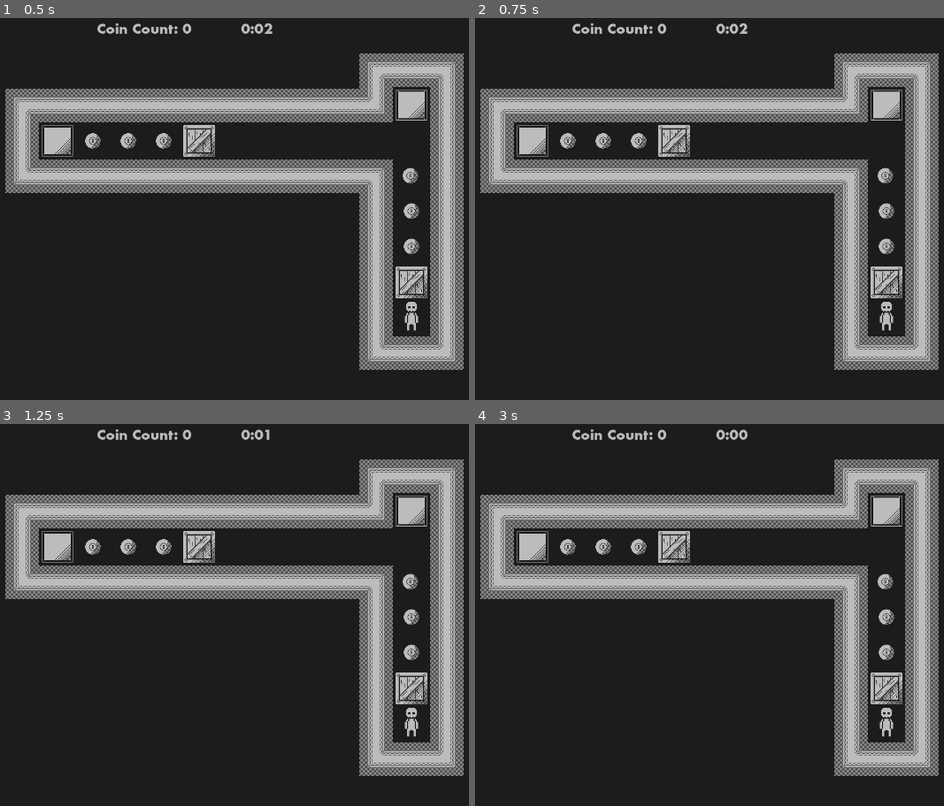
Above: before the commit, frames 1-4 (two rows, left to right).
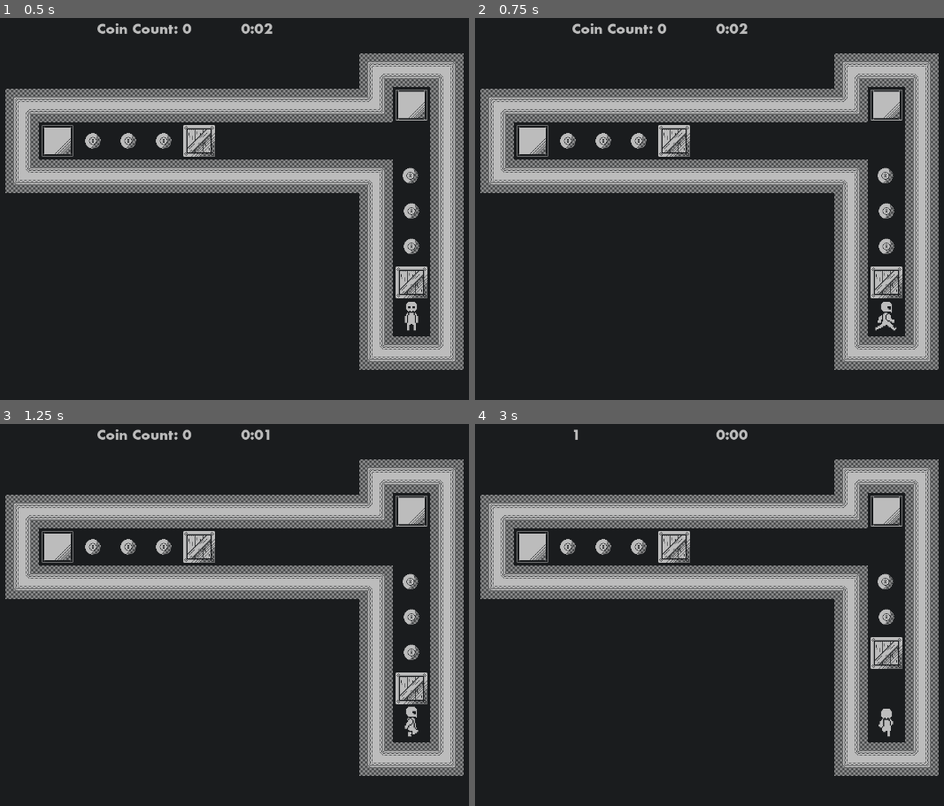
Above: after the commit, the same moments.

Repository: ParryTotato/1BitJam2025
Game: Godot game, scene res://Scenes/Main/main.tscn
Two runs of this game, one before a commit and one after it. Both use one fixed random seed, a clock stepped at 60 frames per second and the inputs below.
Inputs:
- Up to frame 1 (0.5 s): no input
- Up to frame 2 (0.75 s): tap Enter (ui_accept) at 0.5 s; hold Right (ui_right) from 0.53 s (still down); tap T (translocate) at 0.6 s
- Up to frame 3 (1.25 s): keep holding Right (ui_right); tap Enter (ui_accept) at 0.77 s
- Up to frame 4 (3 s): release Right (ui_right) at 1.28 s; hold Down (ui_down) 1.28-2.03 s; tap T (translocate) at 1.35, 2.1, 2.85 s; tap Enter (ui_accept) at 1.52 s; hold Right (ui_right) 2.03-2.78 s; hold Up (ui_up) from 2.78 s (still down)

Frame 1 is identical in both runs. In frame 2, less than 0.1% of the frame differs, in the area x 85-90%, y 75-82%; in frame 3, 0.1%; in frame 4, 1.3%, in the area x 20-92%, y 1-82%.

Commit message:
temp player change reverted for new fix FUCK FUCK

Diff:
--- a/Scenes/Main/Scripts/main.gd
+++ b/Scenes/Main/Scripts/main.gd
@@ -8,7 +8,9 @@
 
 
 func _ready():
-	load_level("res://Scenes/Levels/Level_1.tscn")
+	var level_1 = load("res://Scenes/Levels/Level_1.tscn") as PackedScene
+	var level_1_instance = level_1.instantiate()
+	game.add_child(level_1_instance)
 
 	Messenger.game_continued.connect(_on_game_continued)
 	Messenger.level_completed.connect(_on_level_completed)
@@ -61,3 +63,4 @@
 	var new_level_instance = new_level.instantiate()
 
 	game.add_child(new_level_instance)
+	Messenger.level_loaded.emit()
--- a/Scenes/Player/Scripts/player.gd
+++ b/Scenes/Player/Scripts/player.gd
@@ -18,7 +18,6 @@
 const TRANSLOCATOR_SCENE = preload("res://Scenes/Translocator/translocator.tscn")
 
 func _ready():
-	set_physics_process(false)
 	starting_position = position
 	reset_player()
 	#TODO: Apply player upgrades
@@ -28,6 +27,7 @@
 	Messenger.upgrades_refunded.connect(_on_upgrades_refunded)
 	Messenger.timer_duration_ended.connect(_on_timer_duration_ended)
 	Messenger.game_continued.connect(_on_game_continued)
+	Messenger.level_loaded.connect(_on_level_loaded)
 
 
 func _physics_process(_delta):
@@ -132,3 +132,6 @@
 
 func _on_game_continued():
 	set_physics_process(true)
+
+func _on_level_loaded():
+	set_physics_process(false)
--- a/Scripts/messenger.gd
+++ b/Scripts/messenger.gd
@@ -22,3 +22,4 @@
 # Level
 signal level_reset
 signal level_completed(level)
+signal level_loaded()
